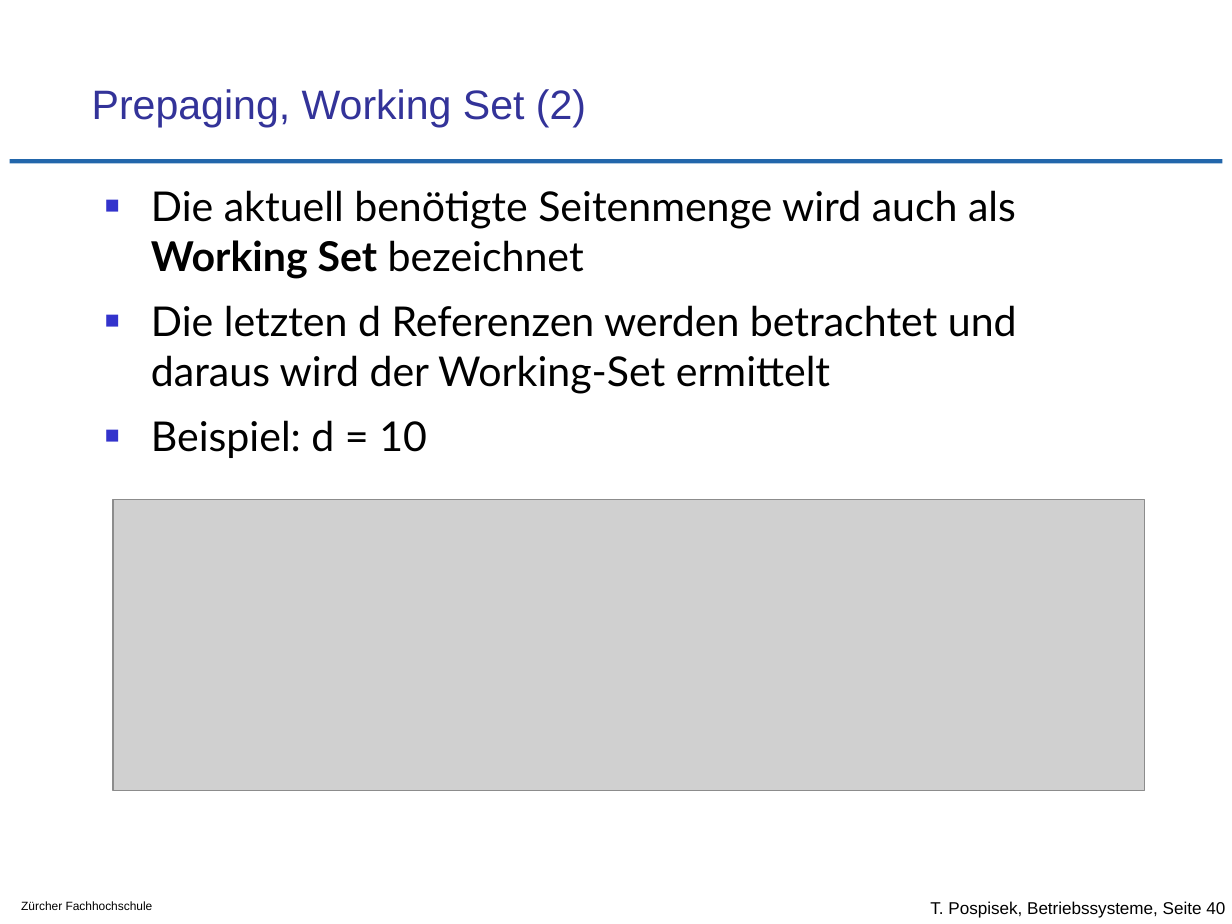
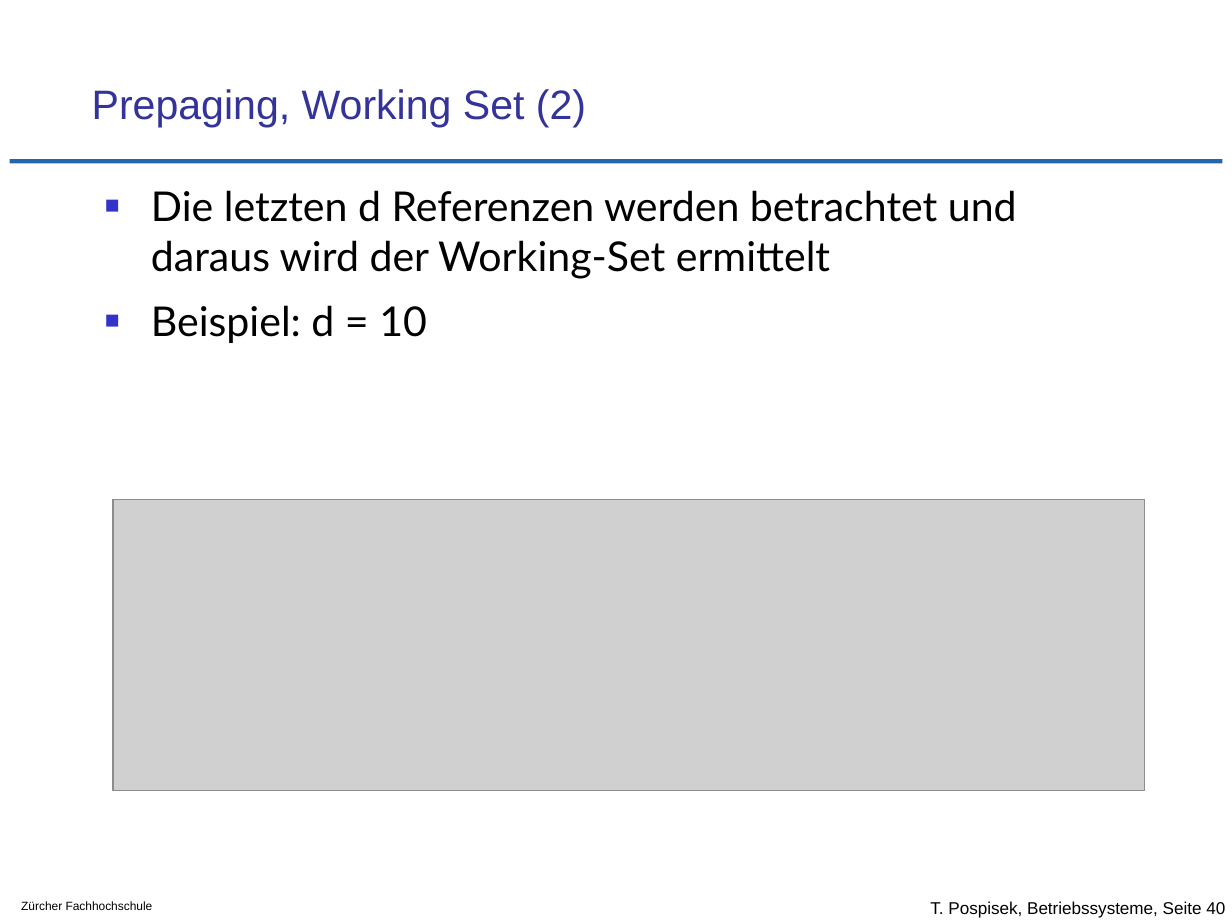
Before and after one commit to tpo/betriebssysteme, a slide deck: slide 40 of 11_Speicherverwaltung_Strategien.odp. Drawn at 1232x924 pixels with LibreOffice and Linux fonts; fonts in the diff are those of the drawing; grey boxes stand for pictures; background and template pictures are left out. Boxes give left, top, right and bottom in pixels: in the first picture for what was removed or moved away, otherwise in the second. Text is boxed around its words. In the diff, an @@ line names an element or a change of style, - is before the commit and + after.

```diff
--- a/11_Speicherverwaltung_Strategien.odp
+++ b/11_Speicherverwaltung_Strategien.odp
@@ text at bbox=[151, 190, 1016, 278]: paragraph removed @@
-■ Die aktuell benötigte Seitenmenge wird auch als Working Set bezeichnet
```
Also in this commit, not shown: 1 other file.
